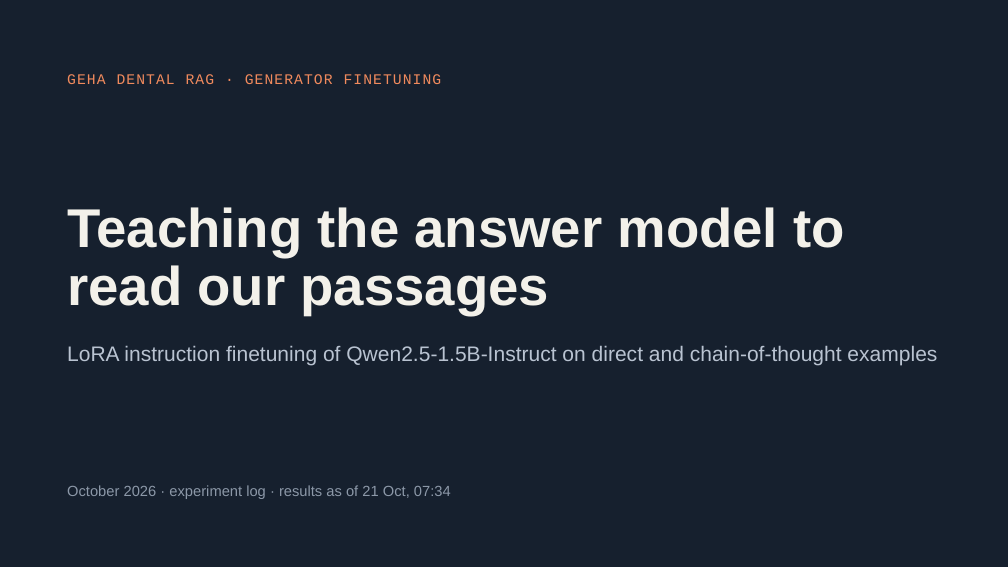
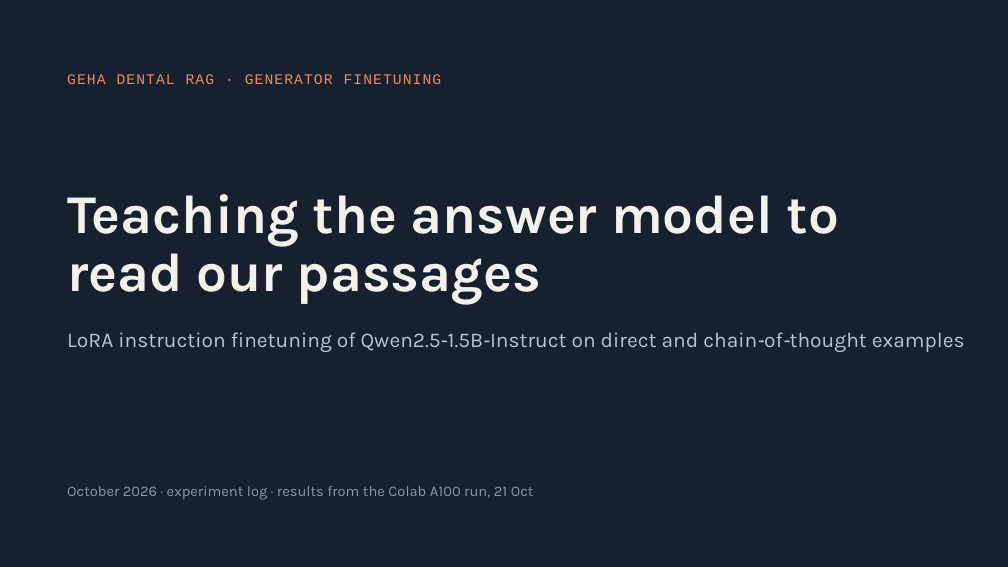
Before and after one commit to dougc333/geha, a slide deck: slide 1 of docs/GEHA Generator LoRA Finetuning.pptx. Drawn at 1008x567 pixels with LibreOffice and Linux fonts; fonts in the diff are those of the drawing. Boxes give left, top, right and bottom in pixels: in the first picture for what was removed or moved away, otherwise in the second. Text is boxed around its words. In the diff, an @@ line names an element or a change of style, - is before the commit and + after.

```diff
--- a/docs/GEHA Generator LoRA Finetuning.pptx
+++ b/docs/GEHA Generator LoRA Finetuning.pptx
@@ title "Teaching the answer model to ...": place and size @@
-title "Teaching the answer model to ..." at bbox=[67, 207, 844, 315]
+title "Teaching the answer model to ..." at bbox=[67, 194, 839, 304]
@@ title "Teaching the answer model to ..." at bbox=[67, 194, 839, 304]: font Arial to Karla @@
@@ text "LoRA instruction finetuning of Qwen2.5‑1.5B‑Instruct ..." at bbox=[67, 332, 965, 352]: font Arial to Karla @@
@@ text "LoRA instruction finetuning of Qwen2.5‑1.5B‑Instruct ...": place and size @@
-text "LoRA instruction finetuning of Qwen2.5‑1.5B‑Instruct ..." at bbox=[67, 346, 937, 365]
+text "LoRA instruction finetuning of Qwen2.5‑1.5B‑Instruct ..." at bbox=[67, 332, 965, 352]
@@ text at bbox=[67, 486, 534, 500]: text changed; font Arial to Karla @@
-October 2026 · experiment log · results as of 21 Oct, 07:34
+October 2026 · experiment log · results from the Colab A100 run, 21 Oct
```
Also in this commit, not shown: 6 other slides changed, 6 slides added, 3 slides removed.
